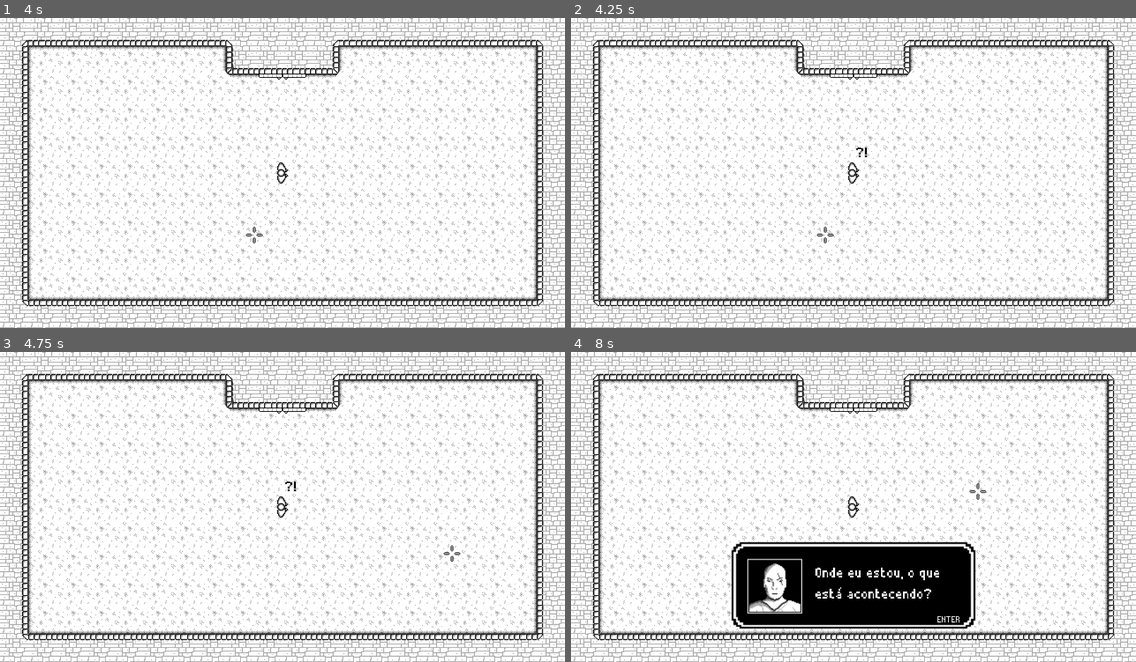
Above: before the commit, frames 1-4 (two rows, left to right).
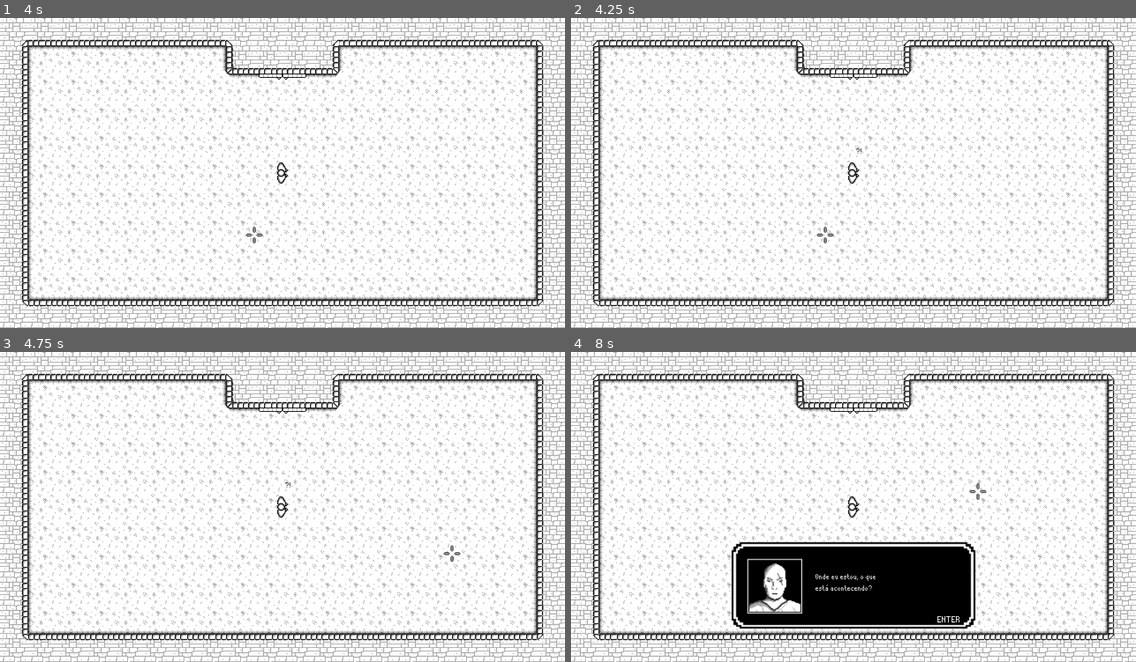
Above: after the commit, the same moments.

Repository: CarlMachado/DarknessFury
Game: Godot game, scene res://scenes/main_menu.tscn
The game is run twice, just before and just after one commit, with the same random seed, the same clock (stepped at 60 frames per second) and the same inputs.
Inputs (mouse positions are in pixels of both pictures, inside the frame that each line leads up to):
- Up to frame 1 (4 s): click "Jogar" at 0.5 s; tap Enter (ui_accept) at 1.25, 1.35, 1.52, 1.82, 2.1, 2.27, 2.57, 2.85, 3.6, 3.77 s; move the mouse to (406, 157) at 1.27 s; hold D (ui_right) 1.28-2.03 s; move the mouse to (169, 188) at 2.02 s; hold S (ui_down) 2.03-2.78 s; move the mouse to (339, 104) at 2.77 s; hold D (ui_right) 2.78-3.53 s; move the mouse to (254, 235) at 3.52 s; hold W (ui_up) from 3.53 s (still down)
- Up to frame 2 (4.25 s): keep holding W (ui_up); tap Enter (ui_accept) at 4.07 s
- Up to frame 3 (4.75 s): move the mouse to (452, 553) at 4.27 s; release W (ui_up) at 4.28 s; hold A (ui_left) from 4.28 s (still down); tap Enter (ui_accept) at 4.35, 4.52 s
- Up to frame 4 (8 s): tap Enter (ui_accept) at 4.82, 5.1, 5.27, 5.57, 5.75, 5.85, 6.5, 6.6, 6.77, 7.07, 7.25, 7.35, 7.52, 7.82 s; move the mouse to (684, 460) at 5.02 s; move the mouse to (881, 507) at 5.77 s; release A (ui_left) at 5.78 s; hold S (ui_down) 5.78-6.53 s; move the mouse to (768, 429) at 6.52 s; hold D (ui_right) 6.53-7.28 s; move the mouse to (977, 491) at 7.27 s; hold W (ui_up) from 7.28 s (still down)

Frame 1 is identical in both runs. In frame 2, less than 0.1% of the frame differs, in the area x 50-53%, y 41-45%; in frame 3, less than 0.1%; in frame 4, 0.7%, in the area x 43-66%, y 69-80%.

Commit message:
Acrescentado sistema de vida e contagens de kills, mudança na cor da skill_bar, criado feedback do reload

Diff:
--- a/fonts/ingame.tres
+++ b/fonts/ingame.tres
@@ -1,11 +1,10 @@
 [gd_resource type="DynamicFont" load_steps=2 format=2]
 
-[sub_resource type="DynamicFontData" id=1]
-antialiased = false
-font_path = "res://fonts/pixelfont.ttf"
+[ext_resource path="res://fonts/pixelfont.ttf" type="DynamicFontData" id=1]
 
 [resource]
-size = 25
+size = 12
+outline_color = Color( 0, 0, 0, 1 )
 extra_spacing_top = -4
 extra_spacing_bottom = 3
-font_data = SubResource( 1 )
+font_data = ExtResource( 1 )
--- /dev/null
+++ b/prefabs/life.tscn
@@ -0,0 +1,41 @@
+[gd_scene load_steps=6 format=2]
+
+[ext_resource path="res://scripts/life.gd" type="Script" id=1]
+[ext_resource path="res://sprites/player/walk_0.png" type="Texture" id=2]
+[ext_resource path="res://sprites/player/raise_3.png" type="Texture" id=3]
+[ext_resource path="res://sprites/player/raise_1.png" type="Texture" id=4]
+[ext_resource path="res://sprites/player/raise_0.png" type="Texture" id=5]
+
+[node name="life" type="Node2D" groups=[
+"life_HUD",
+]]
+z_index = 2000
+script = ExtResource( 1 )
+__meta__ = {
+"_edit_lock_": true
+}
+
+[node name="sprite_state1" type="Sprite" parent="."]
+scale = Vector2( 2.5, 2.5 )
+texture = ExtResource( 2 )
+
+[node name="sprite_state2" type="Sprite" parent="."]
+visible = false
+modulate = Color( 1, 1, 1, 0.686275 )
+position = Vector2( -32.4464, 2.08071 )
+scale = Vector2( 2.5, 2.5 )
+texture = ExtResource( 3 )
+
+[node name="sprite_state3" type="Sprite" parent="."]
+visible = false
+modulate = Color( 1, 1, 1, 0.490196 )
+position = Vector2( -14.9061, 6.37891 )
+scale = Vector2( 2.5, 2.5 )
+texture = ExtResource( 4 )
+
+[node name="sprite_state4" type="Sprite" parent="."]
+visible = false
+modulate = Color( 1, 1, 1, 0.294118 )
+position = Vector2( 30.1927, 7.54036 )
+scale = Vector2( 2.5, 2.5 )
+texture = ExtResource( 5 )
--- a/prefabs/skill_bar.tscn
+++ b/prefabs/skill_bar.tscn
@@ -9,6 +9,7 @@
 script = ExtResource( 1 )
 
 [node name="skill_bar_red" type="ColorRect" parent="."]
+modulate = Color( 0, 0, 0, 0.686275 )
 margin_left = -45.0
 margin_top = 5.0
 margin_right = 45.0
@@ -20,7 +21,7 @@
 margin_top = 5.0
 margin_right = 15.0
 margin_bottom = 24.0
-color = Color( 0.431373, 1, 0, 1 )
+color = Color( 0.607843, 0.611765, 0.6, 0.686275 )
 
 [node name="skill_line" type="ColorRect" parent="." groups=[
 "skill_bar",
@@ -30,5 +31,5 @@
 margin_right = 45.0
 margin_bottom = 24.0
 rect_min_size = Vector2( -10, -10 )
-color = Color( 0.054902, 0, 1, 1 )
+color = Color( 1, 1, 1, 0.686275 )
 script = ExtResource( 2 )
--- a/project.godot
+++ b/project.godot
@@ -18,6 +18,10 @@
 config/name="Darkness Fury"
 run/main_scene="res://scenes/main_menu.tscn"
 config/icon="res://sprites/icon.png"
+
+[autoload]
+
+GAME="*res://scripts/Game.gd"
 
 [display]
 
--- a/scenes/levels/arena.tscn
+++ b/scenes/levels/arena.tscn
@@ -1,11 +1,15 @@
-[gd_scene load_steps=12 format=2]
+[gd_scene load_steps=18 format=2]
 
 [ext_resource path="res://scripts/arena.gd" type="Script" id=1]
 [ext_resource path="res://prefabs/mouse_cross.tscn" type="PackedScene" id=2]
 [ext_resource path="res://prefabs/tile_arena.tscn" type="PackedScene" id=3]
 [ext_resource path="res://prefabs/player.tscn" type="PackedScene" id=4]
 [ext_resource path="res://prefabs/spawn_enemy.tscn" type="PackedScene" id=5]
-[ext_resource path="res://prefabs/skill_bar.tscn" type="PackedScene" id=6]
+[ext_resource path="res://prefabs/life.tscn" type="PackedScene" id=6]
+[ext_resource path="res://prefabs/skill_bar.tscn" type="PackedScene" id=7]
+[ext_resource path="res://sprites/weapon/spear_hand.png" type="Texture" id=8]
+[ext_resource path="res://sprites/weapon/spear_floor.png" type="Texture" id=9]
+[ext_resource path="res://fonts/pixelfont.ttf" type="DynamicFontData" id=10]
 
 [sub_resource type="RectangleShape2D" id=1]
 extents = Vector2( 63.5568, 0.860004 )
@@ -21,6 +25,37 @@
 
 [sub_resource type="RectangleShape2D" id=5]
 extents = Vector2( 0.830383, 15.5794 )
+
+[sub_resource type="GDScript" id=6]
+script/source = "extends CanvasLayer
+
+func _ready():
+	GAME.connect(\"kills_changed\", self, \"on_kills_changed\")
+	GAME.connect(\"reload\", self, \"on_reload\")
+	GAME.connect(\"unload\", self, \"on_unload\")
+	write_kill()
+
+func on_kills_changed():
+	write_kill()
+
+func write_kill():
+	$kills.text = \"KILLS: \" + str(GAME.kills)
+
+func on_reload(loaded, has_spear):
+	if loaded and has_spear:
+		$spear_floor.hide()
+		$spear_hide.show()
+	elif has_spear:
+		$spear_hide.hide()
+		$spear_floor.show()
+
+func on_unload():
+	$spear_hide.hide()
+	$spear_floor.hide()"
+
+[sub_resource type="DynamicFont" id=7]
+size = 75
+font_data = ExtResource( 10 )
 
 [node name="arena" type="Node2D"]
 scale = Vector2( 2, 2 )
@@ -106,7 +141,51 @@
 position = Vector2( 334.376, 14.361 )
 shape = SubResource( 5 )
 
-[node name="skill_bar" parent="." instance=ExtResource( 6 )]
-position = Vector2( 317.686, 270.384 )
+[node name="HUD" type="CanvasLayer" parent="."]
+script = SubResource( 6 )
+
+[node name="life" parent="HUD" instance=ExtResource( 6 )]
+position = Vector2( 113.1, 115.392 )
+
+[node name="skill_bar" parent="HUD" instance=ExtResource( 7 )]
+position = Vector2( 635.372, 540.768 )
+scale = Vector2( 2, 2 )
 z_index = 1001
+
+[node name="spear_hide" type="Sprite" parent="HUD"]
+visible = false
+modulate = Color( 1, 1, 1, 0.882353 )
+position = Vector2( 84.2025, 121.7 )
+rotation = -1.5708
+scale = Vector2( 2.5, 2 )
+texture = ExtResource( 8 )
+__meta__ = {
+"_edit_lock_": true
+}
+
+[node name="spear_floor" type="Sprite" parent="HUD"]
+visible = false
+modulate = Color( 1, 1, 1, 0.882353 )
+position = Vector2( 84.2025, 121.7 )
+rotation = -1.5708
+scale = Vector2( 2.5, 2 )
+texture = ExtResource( 9 )
+__meta__ = {
+"_edit_lock_": true
+}
+
+[node name="kills" type="Label" parent="HUD"]
+modulate = Color( 0, 0, 0, 0.784314 )
+margin_left = 1015.88
+margin_top = 72.3789
+margin_right = 1153.88
+margin_bottom = 324.379
+custom_fonts/font = SubResource( 7 )
+custom_colors/font_color = Color( 0.0606318, 0.0585002, 0.0585002, 0.882353 )
+text = "KILLS:
+
+"
+__meta__ = {
+"_edit_lock_": true
+}
 [connection signal="body_entered" from="walls_area_enemy" to="enemy_spawns/spawn_enemy0" method="_on_walls_area_body_entered"]
--- /dev/null
+++ b/scripts/Game.gd
@@ -0,0 +1,23 @@
+extends Node
+
+signal kills_changed
+signal reload
+signal unload
+
+var kills = 0 setget set_kills
+
+func _ready():
+	pass
+
+func add_kill():
+	kills += 1
+	emit_signal("kills_changed")
+
+func set_kills(val):
+	print("Can't Write Kill. Use funtion add_kill")
+
+func reload(loaded, has_spear):
+	emit_signal("reload", loaded, has_spear)
+
+func unload():
+	emit_signal("unload")
--- a/scripts/enemy.gd
+++ b/scripts/enemy.gd
@@ -50,6 +50,7 @@
 func autodestroy():
 	alive = false
 	get_tree().call_group("spawn", "dead_enemy")
+	GAME.add_kill()
 	queue_free()
 
 func stop_in_area():
--- /dev/null
+++ b/scripts/life.gd
@@ -0,0 +1,20 @@
+extends Node2D
+
+const LIFE_STATE_MIN = 1
+const LIFE_STATE_MAX = 4
+
+func _ready():
+	$sprite_state1.show()
+	$sprite_state2.hide()
+	$sprite_state3.hide()
+	$sprite_state4.hide()
+
+func _process(delta):
+	pass
+
+func change_state(life_state):
+	if life_state >= LIFE_STATE_MIN and life_state <= LIFE_STATE_MAX:
+		var new_life = "sprite_state" + str(life_state)
+		var old_life = "sprite_state" + str(life_state - 1)
+		get_node(new_life).show()
+		get_node(old_life).hide()
--- a/scripts/player.gd
+++ b/scripts/player.gd
@@ -8,7 +8,8 @@
 var has_spear = false
 var loaded = true
 var active_skill_bar = false
-var action_answer# alvo verde - 1 / alvo vermelho - 0
+var action_answer # alvo verde - 1 / alvo vermelho - 0
+var life_state = 1
 
 func _ready():
 	$area_hit.connect("hitted", self, "on_area_hitted")
@@ -87,17 +88,22 @@
 	has_spear = false
 	loaded = false
 	$reload.start()
+	GAME.unload()
 
 func take_spear():
 	get_tree().call_group("spear", "spear_true")
 	if not has_spear:
 		has_spear = true
+	GAME.reload(loaded, has_spear)
 
 func _on_reload_timeout():
 	$reload.stop()
 	loaded = true
+	GAME.reload(loaded, has_spear)
 
 func on_area_hitted(damage, health, node):
+	life_state += 1
+	get_tree().call_group("life_HUD", "change_state", life_state)
 	pass
 
 func on_area_destroid():
--- a/scripts/skill_bar.gd
+++ b/scripts/skill_bar.gd
@@ -6,8 +6,6 @@
 
 func _process(delta):
 	pass
-#	if active_skill_bar:
-#		self.skill_bar_green.queue_free()
 
 func active():
 	self.show()
--- a/scripts/skill_line.gd
+++ b/scripts/skill_line.gd
@@ -11,7 +11,7 @@
 
 func _process(delta):
 	if active_skill_bar:
-		print("x: " + str(rect_global_position.x))
+#		print("x: " + str(rect_global_position.x))
 		if rect_global_position.x - speed * delta > 542 and size == 0: # cheguei no verde -> rect_global_position.x > 632
 			rect_global_position.x -= speed * delta
 		else:
